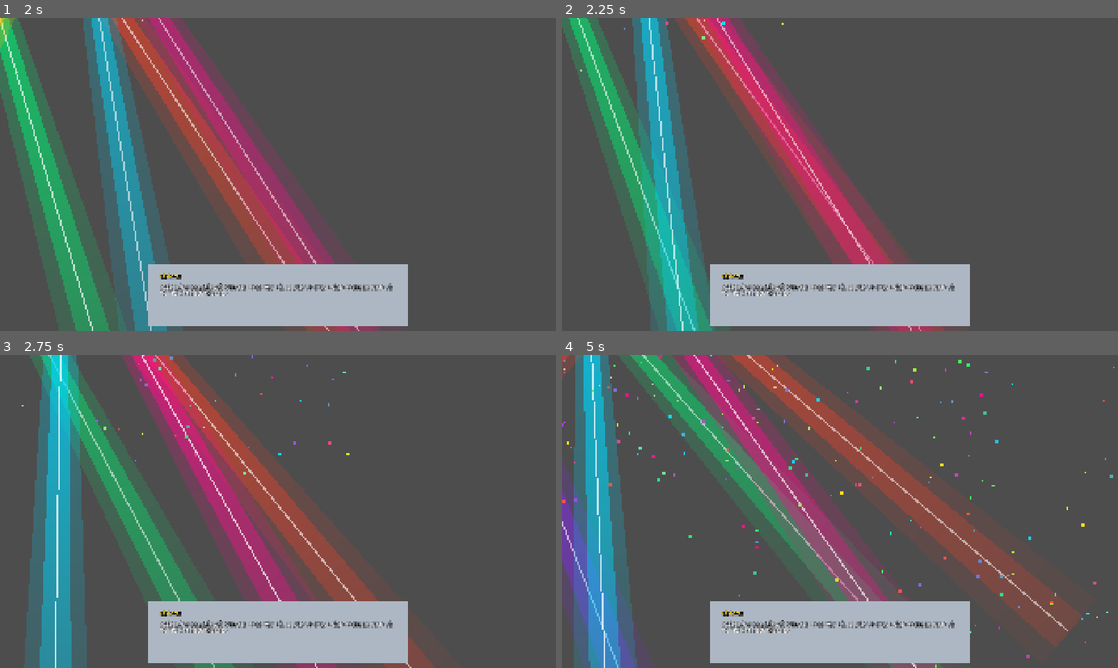
Above: before the commit, frames 1-4 (two rows, left to right).
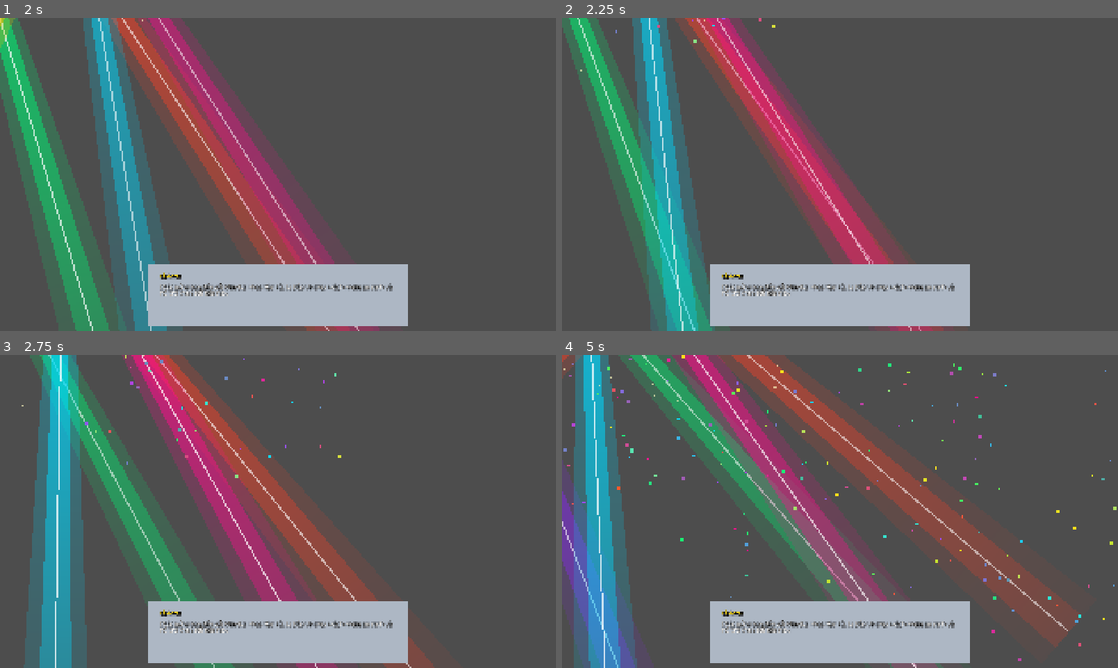
Above: after the commit, the same moments.

Repository: dctrngg/concert
Game: Godot game, scene res://Scene/stage.tscn
Same seed, same stepped clock (60 frames per second), same inputs: the game is played once before the commit and once after it. This scene is started directly instead of the project's main scene. Sound files missing from this copy of the repository are replaced by a short silence.
Inputs (mouse positions are in pixels of both pictures, inside the frame that each line leads up to):
- Up to frame 1 (2 s): tap Enter at 0.5 s; move the mouse to (400, 158) at 0.52 s; hold D (move_right) 0.53-1.28 s; hold Shift (run) 0.53-1.28 s; click (400, 158) at 0.67 s; move the mouse to (166, 190) at 1.27 s; hold S (move_down) from 1.28 s (still down); tap E at 1.35 s
- Up to frame 2 (2.25 s): move the mouse to (895, 105) at 2.02 s; release S (move_down) at 2.03 s; hold D (move_right) from 2.03 s (still down); hold Shift (run) from 2.03 s (still down)
- Up to frame 3 (2.75 s): keep holding D (move_right); keep holding Shift (run)
- Up to frame 4 (5 s): move the mouse to (812, 574) at 2.77 s; release D (move_right) at 2.78 s; release Shift (run) at 2.78 s; hold W (move_up) 2.78-3.53 s; tap E at 2.85, 4.35 s; click (812, 574) at 2.92 s; move the mouse to (1006, 558) at 3.52 s; hold Shift (run) 3.53-4.28 s; hold A (move_left) from 3.53 s (still down); move the mouse to (673, 464) at 4.27 s

Frame 1 is identical in both runs. In frame 2, less than 0.1% of the frame differs, in the area x 9-40%, y 0-8%; in frame 3, 0.2%; in frame 4, 1.1%, in the area x 0-100%, y 0-100%.

Commit message:
feat: dynamically position 1,400 rainbow confetti cannons at top of active player viewport across entire map

Diff:
--- a/Scripts/stage.gd
+++ b/Scripts/stage.gd
@@ -195,6 +195,18 @@
 	return cannon
 
 func burst_confetti() -> void:
+	var player = get_tree().get_first_node_in_group("player") as Node2D
+	var center_pos = global_position + Vector2(0, -450.0)
+	if player:
+		center_pos = player.global_position + Vector2(0, -320.0) # Đỉnh màn hình hiện tại của Player
+
+	# Cập nhật vị trí 4 khẩu pháo hoa kim tuyến bám theo màn hình Player ở bất kỳ đâu trên bản đồ (khu đồ ăn, lấy ghế, dắt trẻ...)
+	if _confetti_cannons.size() >= 4:
+		_confetti_cannons[0].global_position = center_pos + Vector2(-550, 0)
+		_confetti_cannons[1].global_position = center_pos + Vector2(-200, -60)
+		_confetti_cannons[2].global_position = center_pos + Vector2(200, -60)
+		_confetti_cannons[3].global_position = center_pos + Vector2(550, 0)
+
 	for cannon in _confetti_cannons:
 		if is_instance_valid(cannon):
 			cannon.restart()
@@ -205,7 +217,7 @@
 			if is_instance_valid(cannon):
 				cannon.emitting = true
 	)
-	print("[ConcertStage] 🎆 DÀN 1,400 PHÁO HOA KIM TUYẾN BẮN PHỦ KÍN TOÀN MÀN HÌNH!")
+	print("[ConcertStage] 🎆 DÀN 1,400 PHÁO HOA KIM TUYẾN BẮN PHỦ KÍN MÀN HÌNH PLAYER TẠI POS: ", center_pos)
 
 func _on_draw_stage_fog() -> void:
 	if not is_concert_active:
